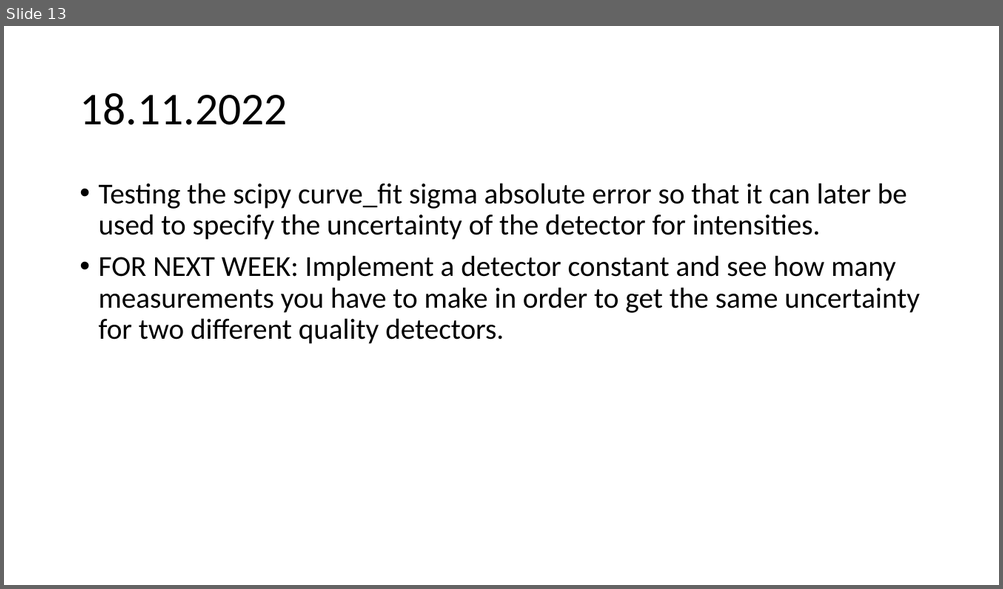
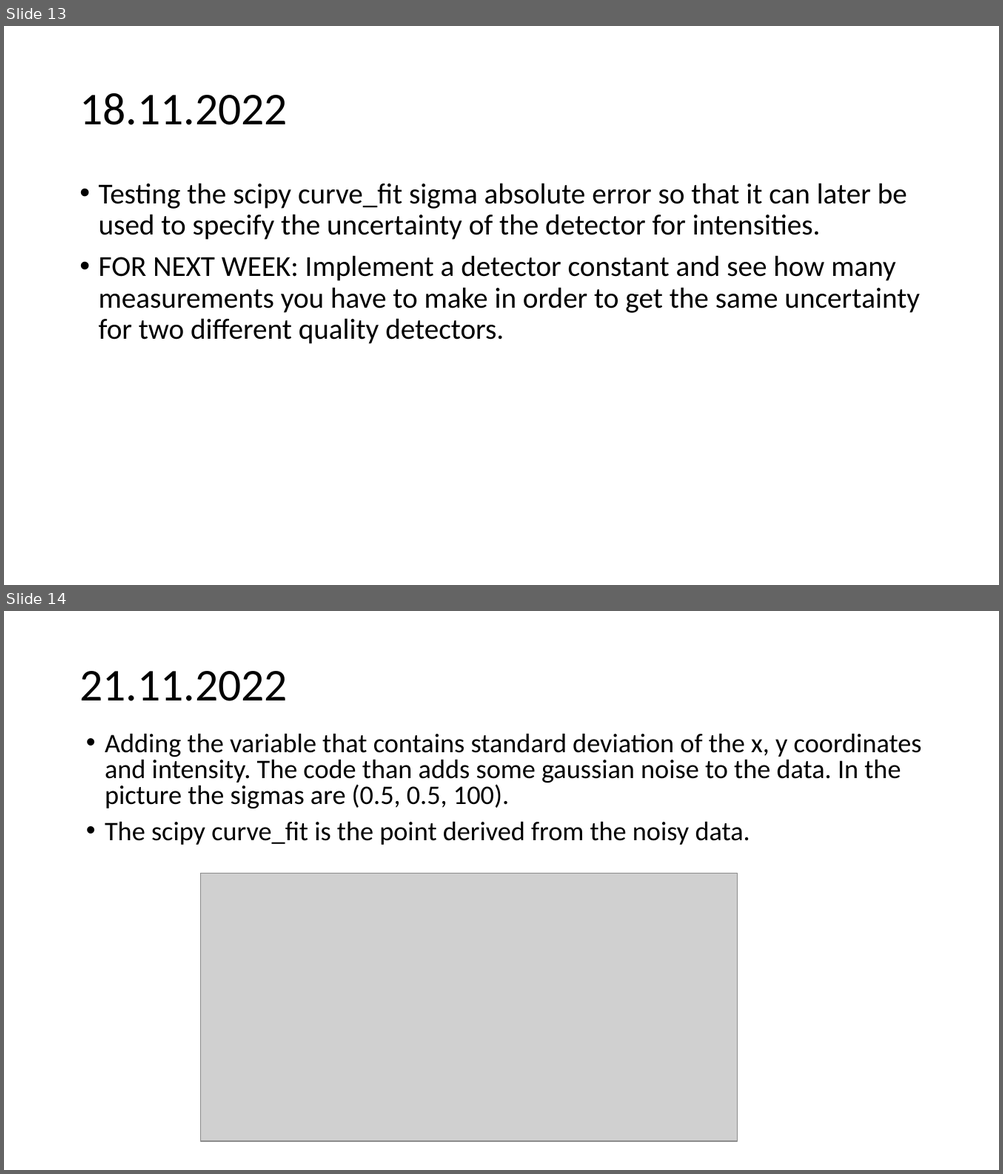
Before and after one commit to urhtrinko/DroneRadioactivity_student_job, a slide deck: reports/work_diary.pptx. Shown one above the other, each under a label of ours: slide 13 before the commit, slides 13 and 14 after it. The pictures are 1003x589 and 1003x1174 pixels, drawn with LibreOffice and Linux fonts; fonts in the diff are those of the drawing; grey boxes stand for pictures. Boxes give left, top, right and bottom in pixels: in the first picture for what was removed or moved away, otherwise in the second. Text is boxed around its words. In the diff, an @@ line names an element or a change of style, - is before the commit and + after.

```diff
--- a/reports/work_diary.pptx
+++ b/reports/work_diary.pptx
@@ slide 14 added at (x1=4, y1=611, x2=999, y2=1170), background #FFFFFF @@
@@ title added at (x1=79, y1=671, x2=287, y2=701), 44 pt, text #000000 @@
+21.11.2022
@@ text added at (x1=105, y1=733, x2=922, y2=845), 25.9 pt, text #000000 @@
+• Adding the variable that contains standard deviation of the x, y coordinates and intensity. The code than adds some gaussian noise to the data. In the picture the sigmas are (0.5, 0.5, 100).
+• The scipy curve_fit is the point derived from the noisy data.
@@ picture added at (x1=200, y1=874, x2=737, y2=1142) @@
```
